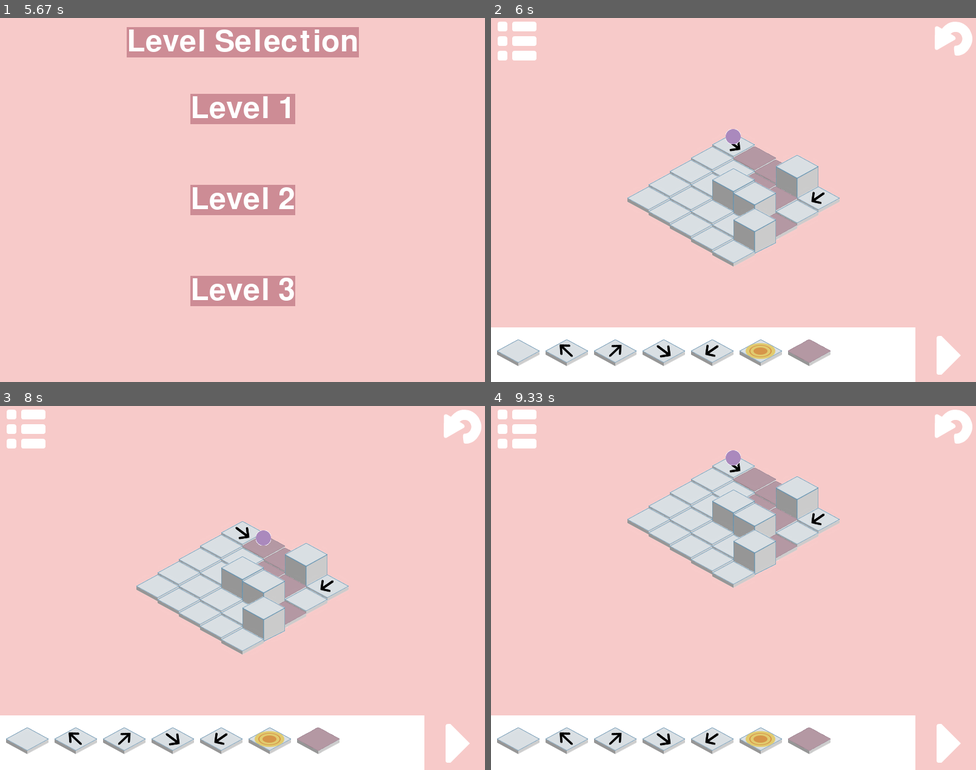
Above: before the commit, frames 1-4 (two rows, left to right).
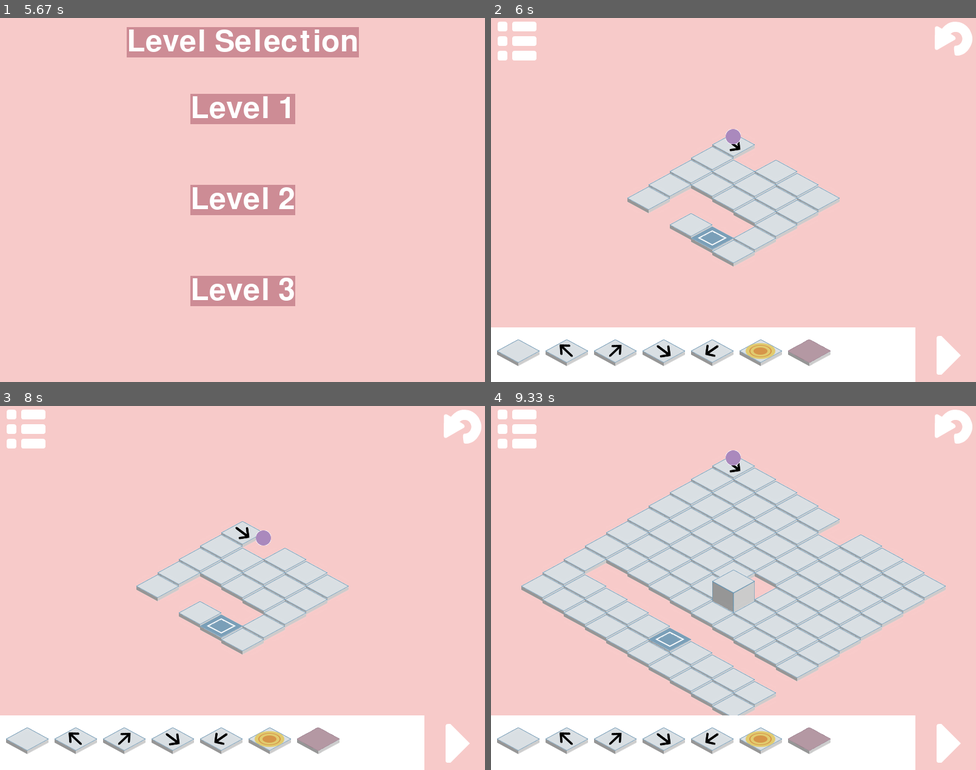
Above: after the commit, the same moments.

Repository: ameliakuang/112TP
Game: pygame game, started from trial/Game.py
Two runs of this game, one before a commit and one after it. Both use one fixed random seed, a clock stepped at 60 frames per second and the inputs below.
Inputs (mouse positions are in pixels of both pictures, inside the frame that each line leads up to):
- Up to frame 1 (5.67 s): press the mouse at (242, 291) at 0.37 s; move the mouse to (232, 196) at 0.47 s; release the mouse at (223, 101) at 0.6 s; click (203, 185) at 0.85 s; press the mouse at (242, 352) at 1.2 s; move the mouse to (242, 210) at 1.3 s; release the mouse at (247, 68) at 1.43 s; move the mouse to (97, 141) at 1.77 s; click (97, 141) at 2.02 s; press the mouse at (242, 291) at 2.43 s; move the mouse to (232, 203) at 2.53 s; move the mouse to (223, 112) at 2.63 s; release the mouse at (223, 112) at 2.67 s; move the mouse to (295, 94) at 3.07 s; click (295, 94) at 3.33 s; press the mouse at (242, 291) at 3.77 s; move the mouse to (266, 178) at 3.87 s; move the mouse to (291, 65) at 3.97 s; release the mouse at (291, 65) at 4 s; move the mouse to (363, 98) at 4.4 s; click (363, 98) at 4.67 s; click "Level Selection" at 5.33 s
- Up to frame 2 (6 s): press the mouse at (733, 200) at 5.77 s; move the mouse to (694, 203) at 5.87 s; move the mouse to (651, 207) at 5.97 s
- Up to frame 3 (8 s): release the mouse at (160, 595) at 6 s; move the mouse to (417, 475) at 6.43 s; click (417, 475) at 6.7 s; press the mouse at (446, 733) at 7.6 s; move the mouse to (339, 602) at 7.7 s; release the mouse at (232, 471) at 7.83 s
- Up to frame 4 (9.33 s): press the mouse at (520, 435) at 8.27 s; move the mouse to (607, 544) at 8.37 s; release the mouse at (694, 653) at 8.5 s; press the mouse at (733, 679) at 8.93 s; move the mouse to (762, 631) at 9.03 s; release the mouse at (791, 584) at 9.17 s

Frame 1 is identical in both runs. In frame 2, 3.9% of the frame differs, in the area x 32-69%, y 35-65%; in frame 3, 3.8%; in frame 4, 24%, in the area x 6-94%, y 17-85%.

Commit message:
fix bugs

Diff:
--- a/trial/Board.py
+++ b/trial/Board.py
@@ -8,7 +8,7 @@
 class Board(object):
     def __init__(self, n, player, level):
         self.rows = self.cols = n
-        self.board = self.generateBoard(n, 0)
+        self.board = self.generateBoard(n, level)
         self.player = player
         self.level = level
 
--- a/trial/Player.py
+++ b/trial/Player.py
@@ -46,7 +46,6 @@
         if(not self.illegalMove):
             num = board[self.row][self.col]
             if(num == -1):
-                print("bla")
                 self.drow = 1
                 self.dcol = 0
             # check for direction tiles
